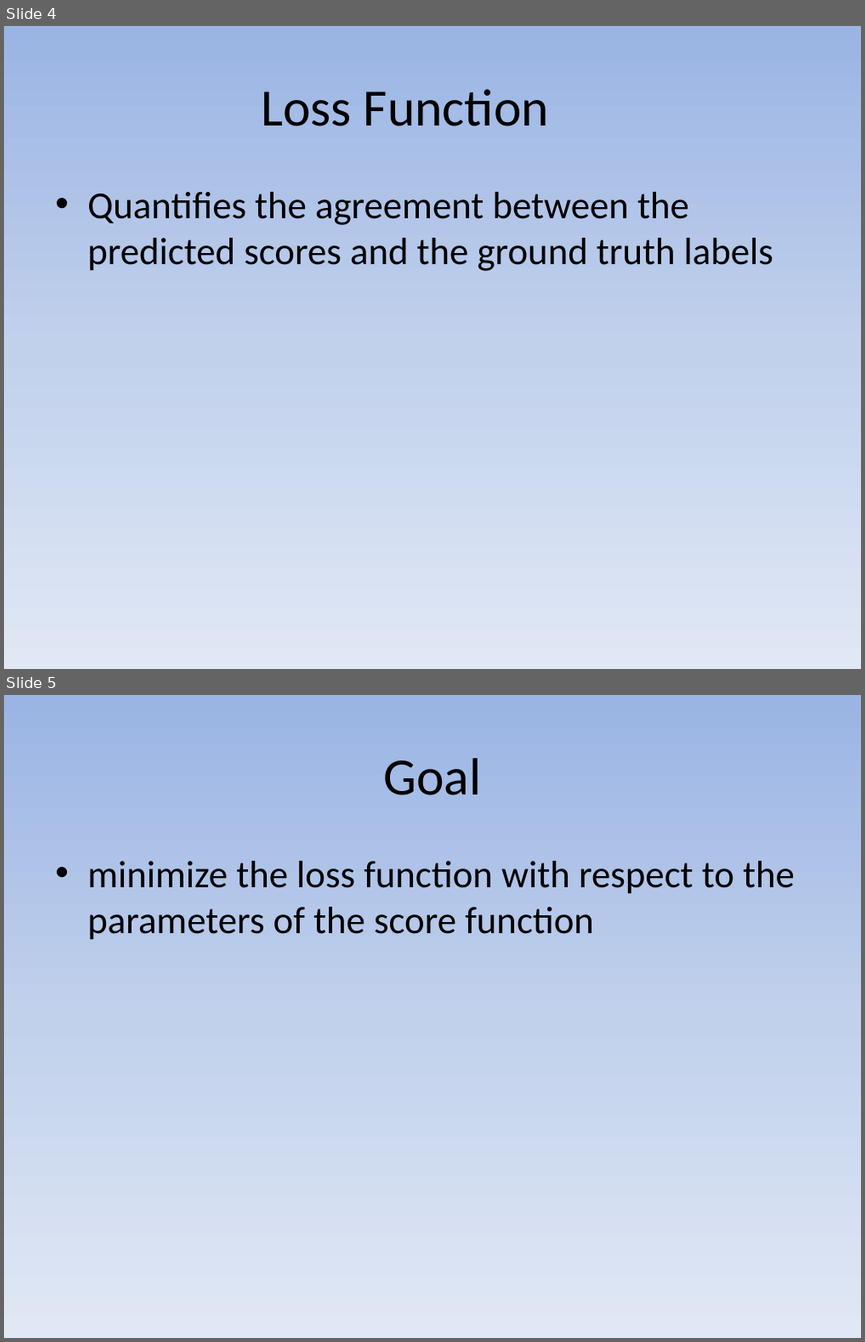
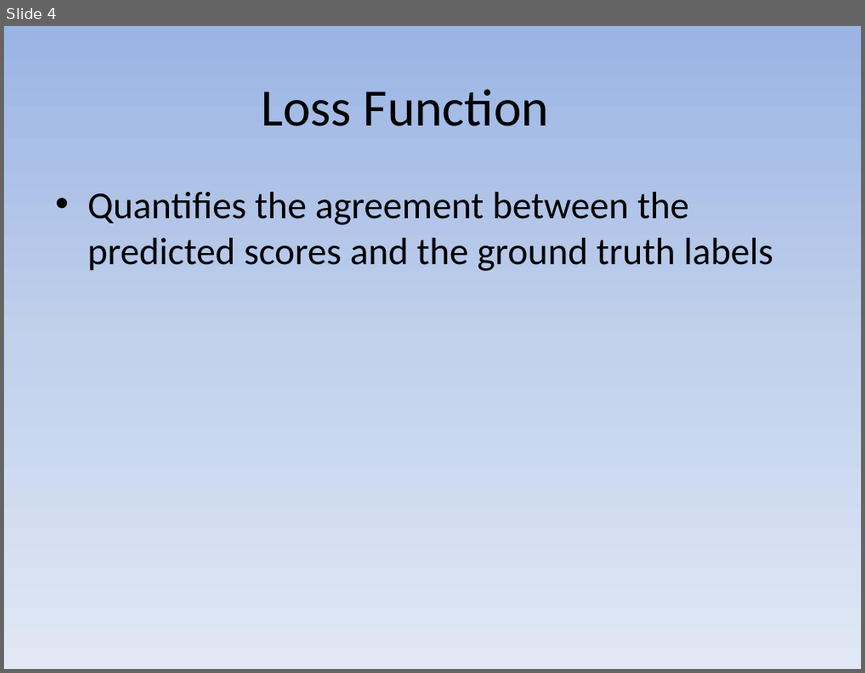
Before and after one commit to mayuanyang/ComputerVision, a slide deck: ai.pptx. Shown one above the other, each under a label of ours: slides 4 and 5 before the commit, slide 4 after it. The pictures are 865x1342 and 865x673 pixels, drawn with LibreOffice and Linux fonts; fonts in the diff are those of the drawing. Boxes give left, top, right and bottom in pixels: in the first picture for what was removed or moved away, otherwise in the second. Text is boxed around its words. In the diff, an @@ line names an element or a change of style, - is before the commit and + after.

```diff
--- a/ai.pptx
+++ b/ai.pptx
@@ slide 5 removed at (4,695,861,1338), background gradient #9AB5E4 to #C2D1ED to #E1E8F5 @@
@@ title removed at (383,758,481,795) @@
-Goal
@@ text removed at (87,861,794,940) @@
-• minimize the loss function with respect to the parameters of the score function
```
Also in this commit, not shown: 3 slides changed, 2 slides added.
